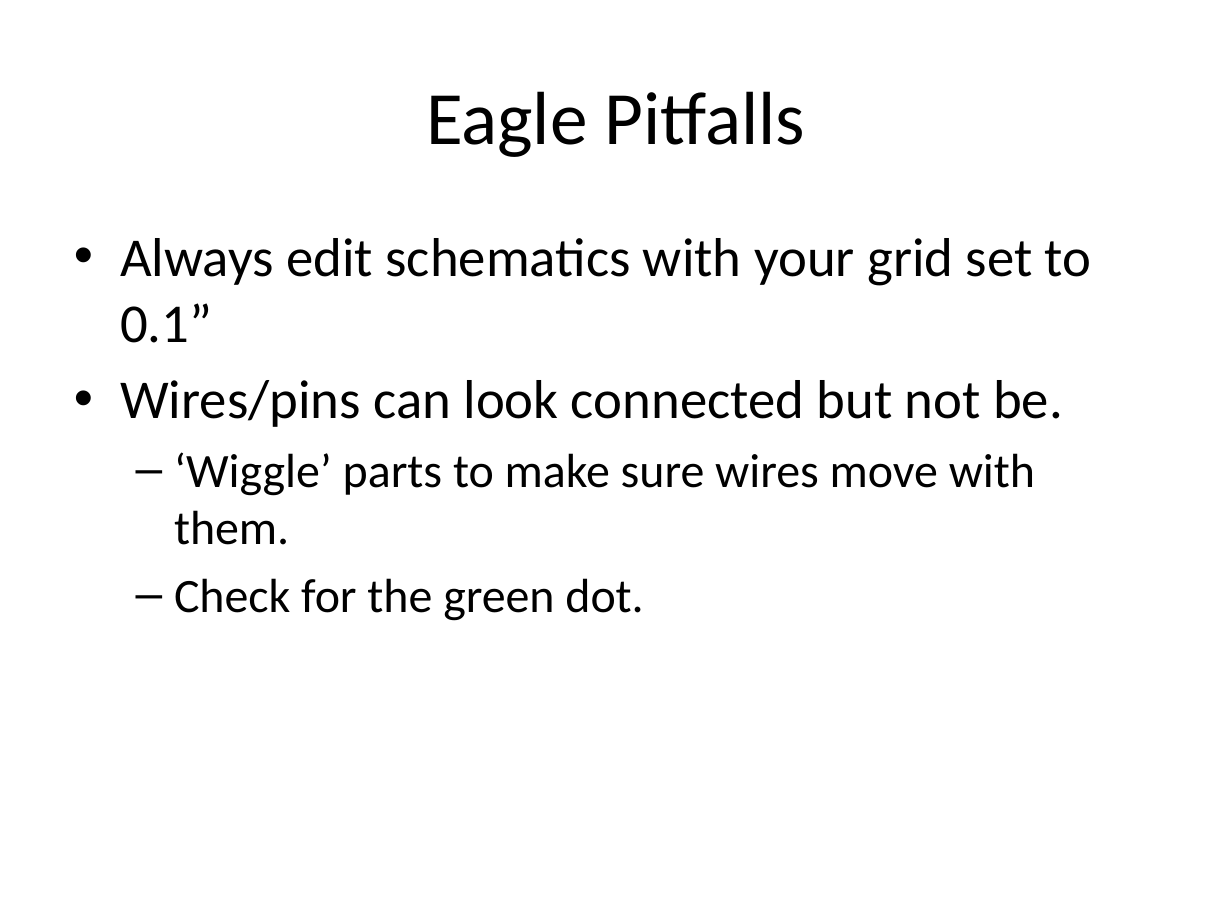
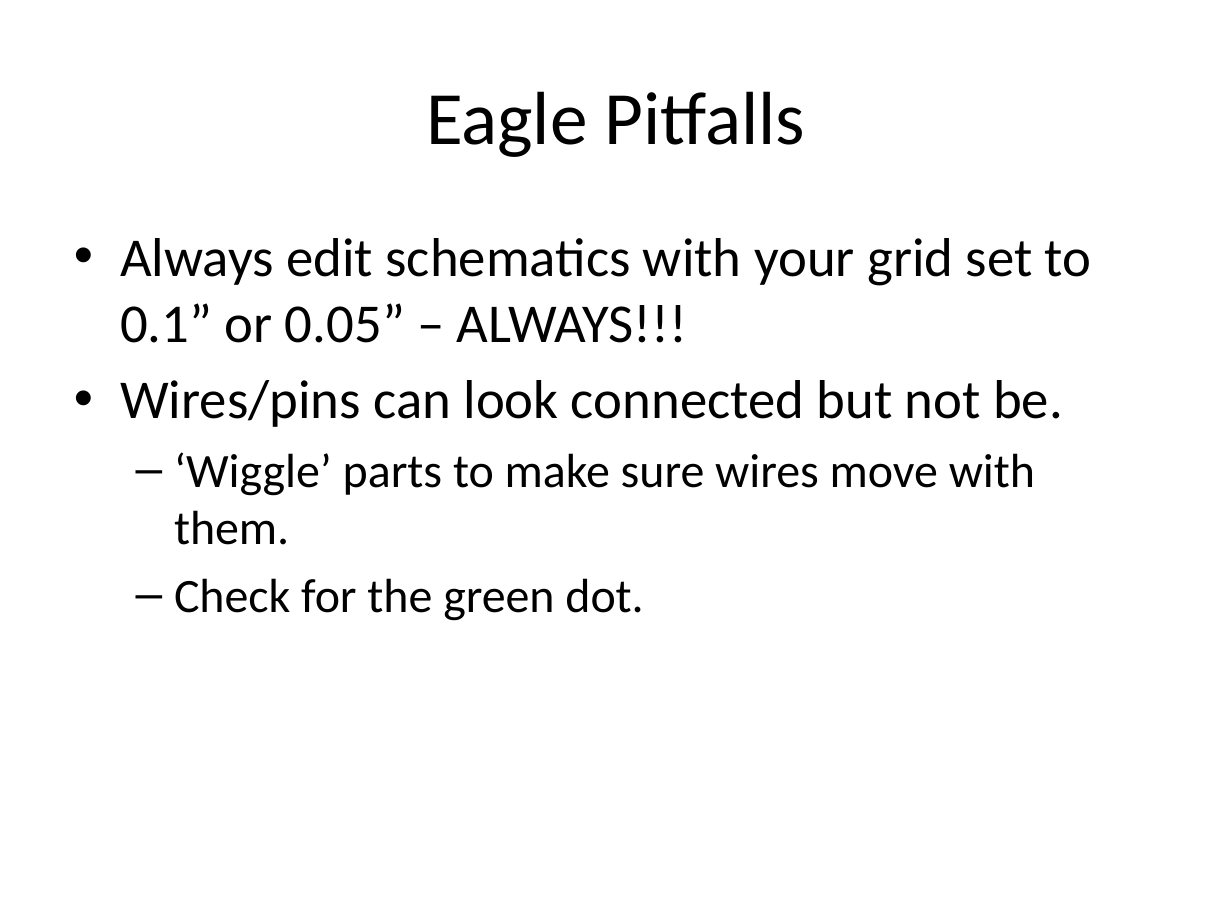
Before and after one commit to NVSL/QuadClass-Resources, a slide deck: slide 29 of Lecture Slides/Lab01-Eagle-Intro.pptx. Drawn at 1232x924 pixels with LibreOffice and Linux fonts; fonts in the diff are those of the drawing. Boxes give left, top, right and bottom in pixels: in the first picture for what was removed or moved away, otherwise in the second. Text is boxed around its words. In the diff, an @@ line names an element or a change of style, - is before the commit and + after.

```diff
--- a/Lecture Slides/Lab01-Eagle-Intro.pptx
+++ b/Lecture Slides/Lab01-Eagle-Intro.pptx
@@ text at (120, 238, 1092, 343): text changed @@
-• Always edit schematics with your grid set to 0.1”
+• Always edit schematics with your grid set to 0.1” or 0.05” – ALWAYS!!!
```
Also in this commit, not shown: 15 other slides changed, 3 slides added, 6 other files.
